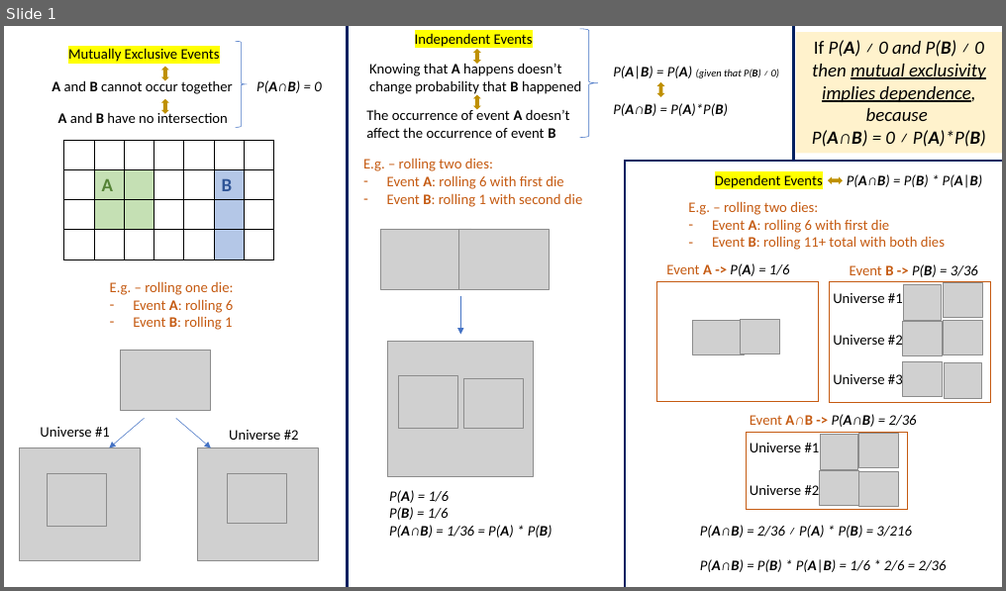
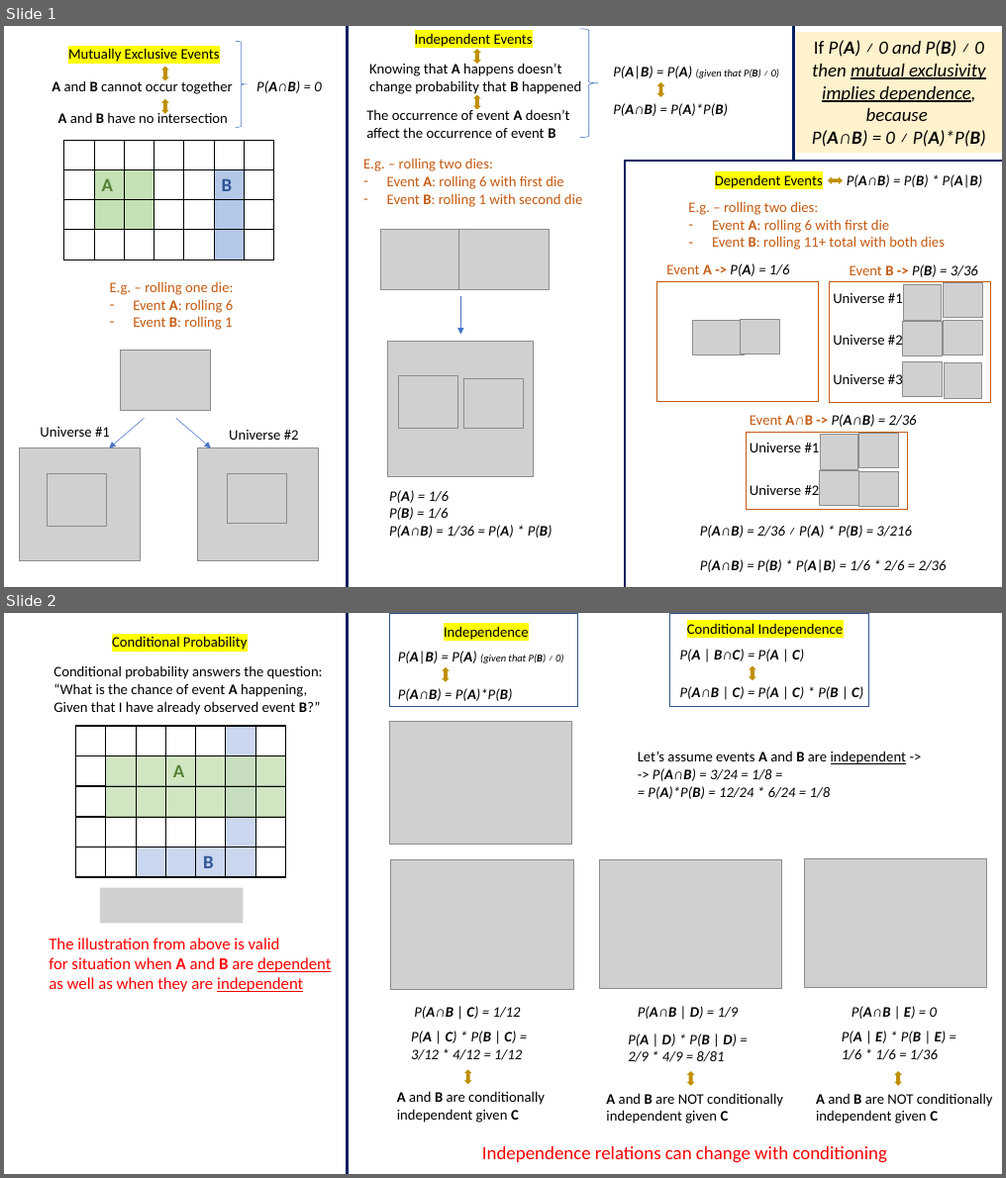
Before and after one commit to v-popov/ds_cheat_sheets, a slide deck: miscellaneous/Probability Concepts.pptx. Shown one above the other, each under a label of ours: slide 1 before the commit, slides 1 and 2 after it. The pictures are 1006x591 and 1006x1178 pixels, drawn with LibreOffice and Linux fonts; fonts in the diff are those of the drawing; grey boxes stand for pictures. Boxes give left, top, right and bottom in pixels: in the first picture for what was removed or moved away, otherwise in the second. Text is boxed around its words. In the diff, an @@ line names an element or a change of style, - is before the commit and + after.

Commit message:
conditional probability, conditional independence added

```diff
--- a/miscellaneous/Probability Concepts.pptx
+++ b/miscellaneous/Probability Concepts.pptx
@@ slide 2 added at [4, 613, 1002, 1174], background #FFFFFF @@
@@ text added at [112, 636, 247, 650], 14 pt, text #000000 @@
+Conditional Probability
@@ line added from (348, 613) to (348, 1174), #002060 2.25 pt @@
@@ group added at [390, 614, 578, 707]: 3 texts, 1 up down arrow, 1 rectangle @@
+P(A|B) = P(A) (given that P(B) ≠ 0)
+P(A∩B) = P(A)*P(B)
+Independence
@@ rectangle added at [670, 614, 869, 707], outline #325491 1 pt @@
@@ group added at [680, 623, 863, 699]: 3 texts, 1 up down arrow @@
+P(A | B∩C) = P(A | C)
+P(A∩B | C) = P(A | C) * P(B | C)
+Conditional Independence
@@ text added at [54, 665, 323, 715], 14 pt, text #000000 @@
+Conditional probability answers the question:
+“What is the chance of event A happening,
+Given that I have already observed event B?”
@@ table added at [76, 725, 285, 875], 5 rows, 7 columns @@
+ |  |  |  |  |  | 
+ |  |  |  |  |  | 
+ |  |  |  |  |  | 
+ |  |  |  |  |  | 
+ |  |  |  |  |  | 
@@ table added at [76, 726, 285, 875], 5 rows, 7 columns @@
+ |  |  |  |  |  | 
+ |  |  | A |  |  | 
+ |  |  |  |  |  | 
+ |  |  |  |  |  | 
+ |  |  |  | B |  | 
@@ picture added at [389, 722, 571, 844] @@
@@ text added at [638, 751, 906, 799], 14 pt, text #000000, italic @@
+Let’s assume events A and B are independent ->
+-> P(A∩B) = 3/24 = 1/8 =
+= P(A)*P(B) = 12/24 * 6/24 = 1/8
@@ picture added at [391, 861, 573, 989] @@
@@ picture added at [599, 861, 781, 988] @@
@@ picture added at [805, 860, 987, 987] @@
@@ picture added at [100, 888, 243, 923] @@
@@ text added at [49, 938, 331, 992], 16 pt, text #FF0000 @@
+The illustration from above is valid
+for situation when A and B are dependent
+as well as when they are independent
@@ text added at [414, 1006, 521, 1019], 14 pt, text #000000, italic @@
+P(A∩B | C) = 1/12
@@ text added at [638, 1006, 739, 1019], 14 pt, text #000000, italic @@
+P(A∩B | D) = 1/9
@@ text added at [851, 1006, 937, 1019], 14 pt, text #000000, italic @@
+P(A∩B | E) = 0
@@ text added at [411, 1031, 522, 1060], 14 pt, text #000000, italic @@
+P(A | C) * P(B | C) =
+3/12 * 4/12 = 1/12
@@ text added at [628, 1034, 737, 1062], 14 pt, text #000000, italic @@
+P(A | D) * P(B | D) =
+2/9 * 4/9 = 8/81
@@ text added at [842, 1031, 946, 1060], 14 pt, text #000000, italic @@
+P(A | E) * P(B | E) =
+1/6 * 1/6 = 1/36
@@ up down arrow added at [464, 1069, 472, 1084], fill #BF9000 @@
@@ up down arrow added at [687, 1071, 694, 1086], fill #BF9000 @@
@@ up down arrow added at [895, 1071, 902, 1086], fill #BF9000 @@
@@ text added at [397, 1091, 545, 1123], 14 pt, text #000000 @@
+A and B are conditionally
+independent given C
@@ text added at [606, 1093, 783, 1124], 14 pt, text #000000 @@
+A and B are NOT conditionally
+independent given C
@@ text added at [816, 1093, 993, 1124], 14 pt, text #000000 @@
+A and B are NOT conditionally
+independent given C
@@ text added at [482, 1147, 887, 1163], 18 pt, text #FF0000 @@
+Independence relations can change with conditioning
```
Also in this commit, not shown: 1 other slide added.
